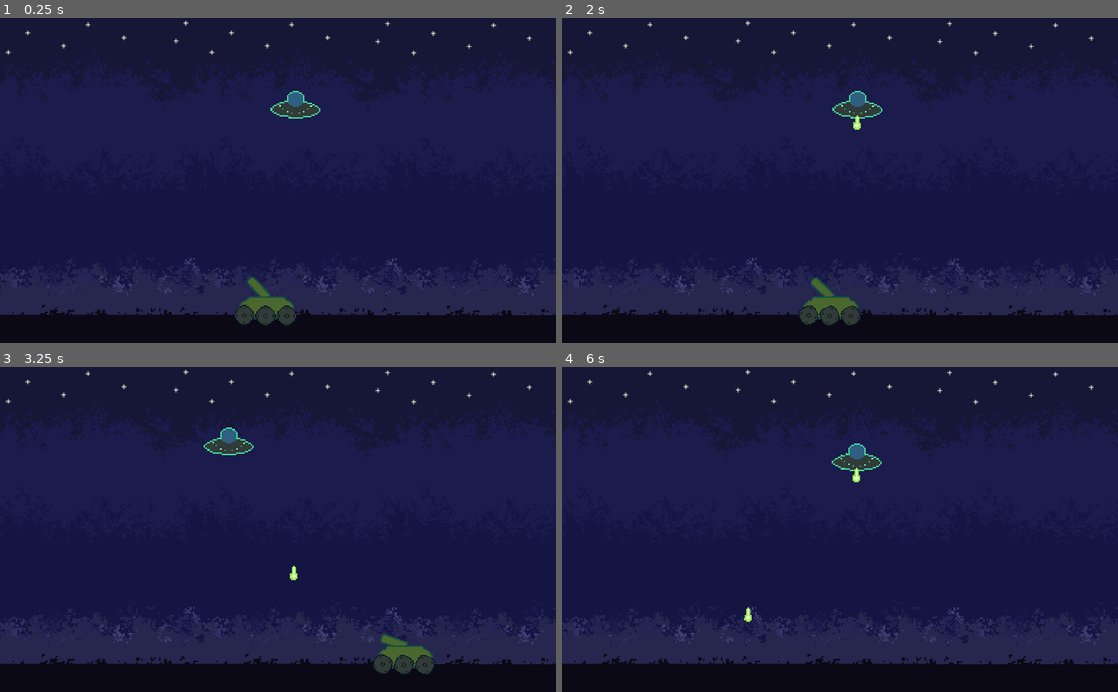
Above: before the commit, frames 1-4 (two rows, left to right).
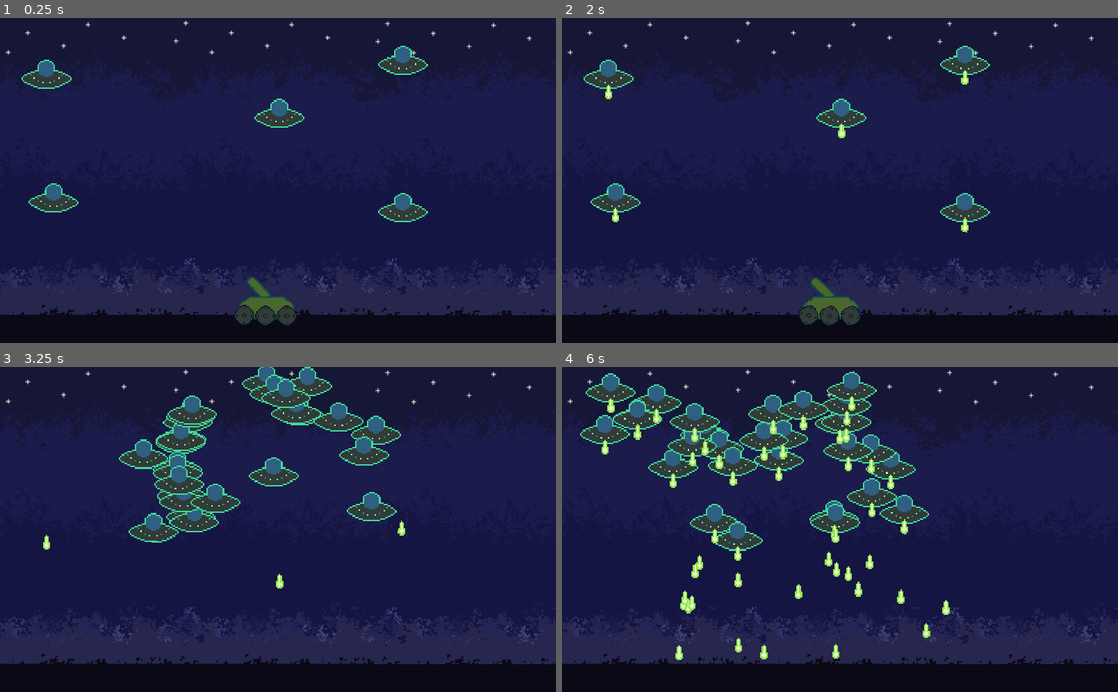
Above: after the commit, the same moments.

Repository: zMenta/Godot-Projects
Game: Godot game, scene res://Scenes/Main.tscn
Same seed, same stepped clock (60 frames per second), same inputs: the game is played once before the commit and once after it.
Inputs (mouse positions are in pixels of both pictures, inside the frame that each line leads up to):
- Up to frame 1 (0.25 s): no input
- Up to frame 2 (2 s): move the mouse to (962, 164) at 0.52 s; press the mouse at (962, 164) at 0.53 s; hold Right (ui_right) 0.53-1.28 s; move the mouse to (728, 196) at 1.27 s; release the mouse at (728, 196) at 1.28 s; hold Left (ui_left) from 1.28 s (still down); click (728, 196) at 1.35 s
- Up to frame 3 (3.25 s): move the mouse to (333, 458) at 2.02 s; release Left (ui_left) at 2.03 s; press the mouse at (333, 458) at 2.03 s; hold Right (ui_right) from 2.03 s (still down); move the mouse to (250, 594) at 2.77 s; release the mouse at (250, 594) at 2.78 s; click (250, 594) at 2.85 s
- Up to frame 4 (6 s): move the mouse to (1006, 578) at 3.52 s; release Right (ui_right) at 3.53 s; press the mouse at (1006, 578) at 3.53 s; hold Left (ui_left) 3.53-5.78 s; move the mouse to (673, 480) at 4.27 s; release the mouse at (673, 480) at 4.28 s; click (673, 480) at 4.35 s; move the mouse to (867, 529) at 5.02 s; press the mouse at (867, 529) at 5.03 s; move the mouse to (756, 448) at 5.77 s; release the mouse at (756, 448) at 5.78 s; hold Right (ui_right) from 5.78 s (still down); click (756, 448) at 5.85 s

The runs differ from the first frame. In frame 1, 2.6% of the frame differs, in the area x 3-77%, y 8-63%; in frame 2, 2.8%; in frame 3, 9.7%; in frame 4, 13%, in the area x 3-70%, y 1-91%.

Commit message:
Alien movement improvements

Diff:
--- a/Invaders from Space/Scenes/Main.tscn
+++ b/Invaders from Space/Scenes/Main.tscn
@@ -7,11 +7,6 @@
 
 [sub_resource type="RectangleShape2D" id=2]
 extents = Vector2( 550, 30 )
-
-[sub_resource type="Curve2D" id=1]
-_data = {
-"points": PoolVector2Array( 245.107, -130.688, -245.107, 130.688, 80, 207, 0, 0, 0, 0, 283, 177, 0, 0, 0, 0, 370, 266, -60.4348, 82.4174, 60.4348, -82.4174, 716, 271, 120, -2, -120, 2, 549, 105, 0, 0, 0, 0, 307, 173 )
-}
 
 [node name="Main" type="Node"]
 script = ExtResource( 4 )
@@ -50,16 +45,125 @@
 [node name="Player" parent="." instance=ExtResource( 1 )]
 position = Vector2( 491, 535 )
 
-[node name="UfoPath" type="Path2D" parent="."]
-position = Vector2( 237, -10 )
-curve = SubResource( 1 )
-
-[node name="PathFollow2D" type="PathFollow2D" parent="UfoPath"]
-position = Vector2( 80, 207 )
-rotation = 0.231507
-rotate = false
-
 [node name="Ufo" parent="." instance=ExtResource( 3 )]
-position = Vector2( 544, 163 )
+position = Vector2( 958, 80 )
 rotation = 0.013341
 scale = Vector2( 0.3, 0.3 )
+
+[node name="Ufo2" parent="." instance=ExtResource( 3 )]
+position = Vector2( 967, 352 )
+rotation = 0.013341
+scale = Vector2( 0.3, 0.3 )
+
+[node name="Ufo3" parent="." instance=ExtResource( 3 )]
+position = Vector2( 99, 334 )
+rotation = 0.013341
+scale = Vector2( 0.3, 0.3 )
+
+[node name="Ufo4" parent="." instance=ExtResource( 3 )]
+position = Vector2( 86, 106 )
+scale = Vector2( 0.3, 0.3 )
+
+[node name="Ufo5" parent="." instance=ExtResource( 3 )]
+position = Vector2( 515, 178 )
+scale = Vector2( 0.3, 0.3 )
+
+[node name="Ufo6" parent="." instance=ExtResource( 3 )]
+position = Vector2( 515, 178 )
+scale = Vector2( 0.3, 0.3 )
+
+[node name="Ufo7" parent="." instance=ExtResource( 3 )]
+position = Vector2( 515, 178 )
+scale = Vector2( 0.3, 0.3 )
+
+[node name="Ufo8" parent="." instance=ExtResource( 3 )]
+position = Vector2( 515, 178 )
+scale = Vector2( 0.3, 0.3 )
+
+[node name="Ufo9" parent="." instance=ExtResource( 3 )]
+position = Vector2( 515, 178 )
+scale = Vector2( 0.3, 0.3 )
+
+[node name="Ufo10" parent="." instance=ExtResource( 3 )]
+position = Vector2( 515, 178 )
+scale = Vector2( 0.3, 0.3 )
+
+[node name="Ufo11" parent="." instance=ExtResource( 3 )]
+position = Vector2( 515, 178 )
+scale = Vector2( 0.3, 0.3 )
+
+[node name="Ufo12" parent="." instance=ExtResource( 3 )]
+position = Vector2( 515, 178 )
+scale = Vector2( 0.3, 0.3 )
+
+[node name="Ufo13" parent="." instance=ExtResource( 3 )]
+position = Vector2( 515, 178 )
+scale = Vector2( 0.3, 0.3 )
+
+[node name="Ufo14" parent="." instance=ExtResource( 3 )]
+position = Vector2( 515, 178 )
+scale = Vector2( 0.3, 0.3 )
+
+[node name="Ufo15" parent="." instance=ExtResource( 3 )]
+position = Vector2( 515, 178 )
+scale = Vector2( 0.3, 0.3 )
+
+[node name="Ufo16" parent="." instance=ExtResource( 3 )]
+position = Vector2( 515, 178 )
+scale = Vector2( 0.3, 0.3 )
+
+[node name="Ufo17" parent="." instance=ExtResource( 3 )]
+position = Vector2( 515, 178 )
+scale = Vector2( 0.3, 0.3 )
+
+[node name="Ufo18" parent="." instance=ExtResource( 3 )]
+position = Vector2( 515, 178 )
+scale = Vector2( 0.3, 0.3 )
+
+[node name="Ufo19" parent="." instance=ExtResource( 3 )]
+position = Vector2( 515, 178 )
+scale = Vector2( 0.3, 0.3 )
+
+[node name="Ufo20" parent="." instance=ExtResource( 3 )]
+position = Vector2( 515, 178 )
+scale = Vector2( 0.3, 0.3 )
+
+[node name="Ufo21" parent="." instance=ExtResource( 3 )]
+position = Vector2( 515, 178 )
+scale = Vector2( 0.3, 0.3 )
+
+[node name="Ufo22" parent="." instance=ExtResource( 3 )]
+position = Vector2( 515, 178 )
+scale = Vector2( 0.3, 0.3 )
+
+[node name="Ufo23" parent="." instance=ExtResource( 3 )]
+position = Vector2( 515, 178 )
+scale = Vector2( 0.3, 0.3 )
+
+[node name="Ufo24" parent="." instance=ExtResource( 3 )]
+position = Vector2( 515, 178 )
+scale = Vector2( 0.3, 0.3 )
+
+[node name="Ufo25" parent="." instance=ExtResource( 3 )]
+position = Vector2( 515, 178 )
+scale = Vector2( 0.3, 0.3 )
+
+[node name="Ufo26" parent="." instance=ExtResource( 3 )]
+position = Vector2( 515, 178 )
+scale = Vector2( 0.3, 0.3 )
+
+[node name="Ufo27" parent="." instance=ExtResource( 3 )]
+position = Vector2( 515, 178 )
+scale = Vector2( 0.3, 0.3 )
+
+[node name="Ufo28" parent="." instance=ExtResource( 3 )]
+position = Vector2( 515, 178 )
+scale = Vector2( 0.3, 0.3 )
+
+[node name="Ufo29" parent="." instance=ExtResource( 3 )]
+position = Vector2( 515, 178 )
+scale = Vector2( 0.3, 0.3 )
+
+[node name="Ufo30" parent="." instance=ExtResource( 3 )]
+position = Vector2( 515, 178 )
+scale = Vector2( 0.3, 0.3 )
--- a/Invaders from Space/Scenes/Ufo.tscn
+++ b/Invaders from Space/Scenes/Ufo.tscn
@@ -33,7 +33,6 @@
 
 [node name="AnimatedSprite" type="AnimatedSprite" parent="."]
 frames = SubResource( 3 )
-frame = 1
 playing = true
 
 [node name="CollisionShape2D" type="CollisionShape2D" parent="."]
--- a/Invaders from Space/Scripts/Ufo.gd
+++ b/Invaders from Space/Scripts/Ufo.gd
@@ -3,7 +3,7 @@
 export (PackedScene) var Bullet
 
 var screen := OS.get_window_safe_area().size
-var speed := 100
+var speed := 150
 var velocity := Vector2.ZERO
 onready var new_position := position
 
@@ -14,7 +14,7 @@
 	if new_position != position:
 		var direction = position.direction_to(new_position)
 		var lenght = position.distance_to(new_position)
-		if lenght > 1:
+		if lenght > 3:
 			velocity = direction * speed * delta
 		else:
 			velocity = Vector2.ZERO
Not shown: 1 places in Invaders from Space/Scenes/Main.tscn that only renumber resources
